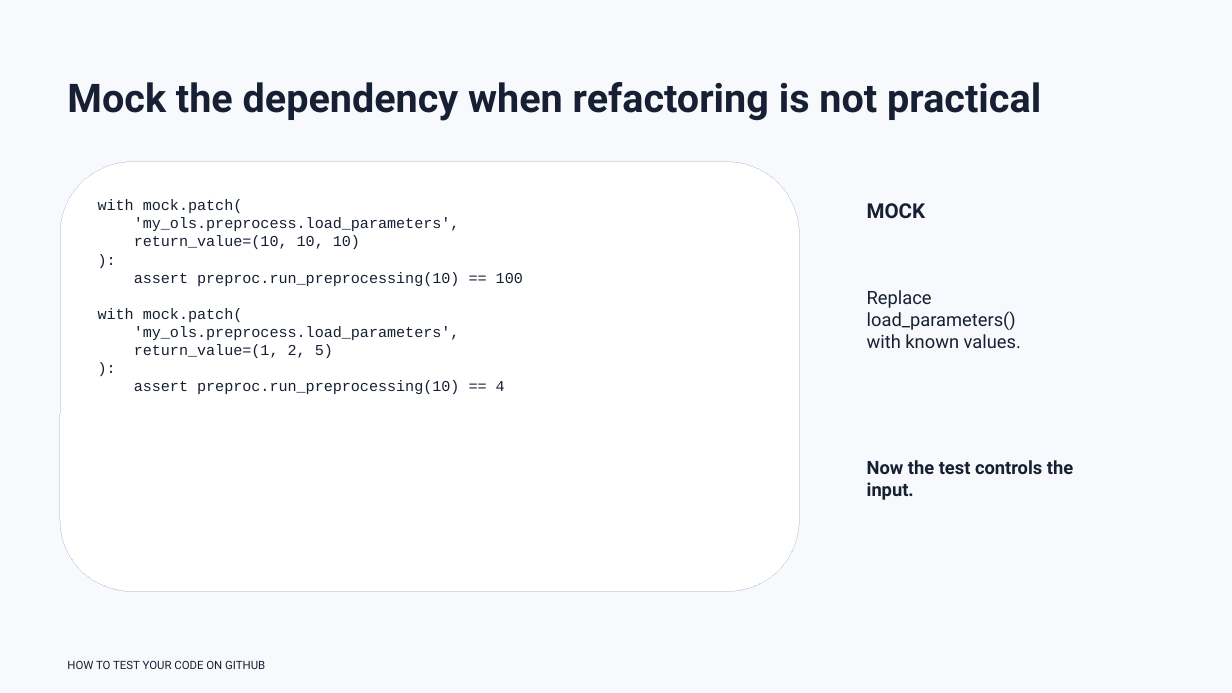
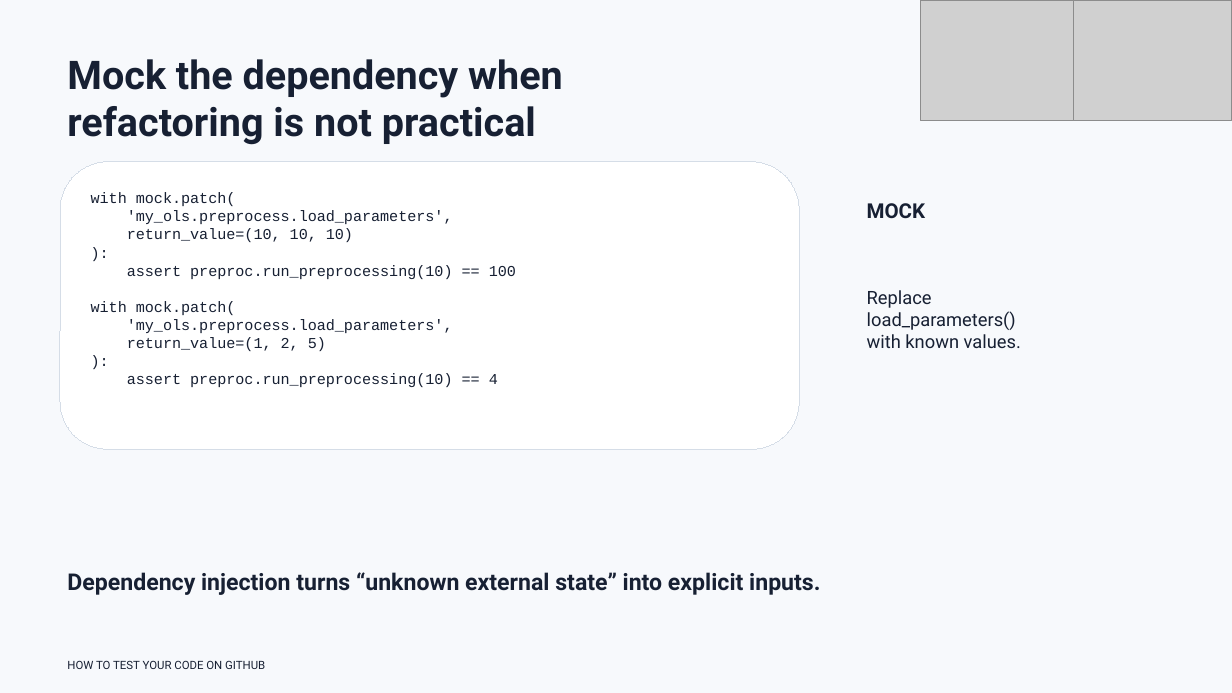
Before and after one commit to rbesenczi/my_ols, a slide deck: slide 23 of presentation/how_to_test_your_code.pptx (slide 22 before the commit). Drawn at 1232x693 pixels with LibreOffice and Linux fonts; fonts in the diff are those of the drawing; grey boxes stand for pictures. Boxes give left, top, right and bottom in pixels: in the first picture for what was removed or moved away, otherwise in the second. Text is boxed around its words. In the diff, an @@ line names an element or a change of style, - is before the commit and + after.

```diff
--- a/presentation/how_to_test_your_code.pptx
+++ b/presentation/how_to_test_your_code.pptx
@@ picture added at (921, 0, 1074, 121) @@
@@ picture added at (1074, 0, 1232, 121) @@
@@ text at (67, 59, 563, 145): text changed @@
-Mock the dependency when refactoring is not practical
+Mock the dependency when
+refactoring is not practical
@@ rounded rectangle "with mock.patch(": place and size @@
-rounded rectangle "with mock.patch(" at (60, 162, 799, 592)
+rounded rectangle "with mock.patch(" at (60, 162, 799, 449)
@@ text removed at (867, 460, 1073, 500) @@
-Now the test controls the input.
@@ text added at (67, 572, 820, 595), 18 pt, text #172033, bold @@
+Dependency injection turns “unknown external state” into explicit inputs.
```
Also in this commit, not shown: 35 other slides changed, 11 slides added.
